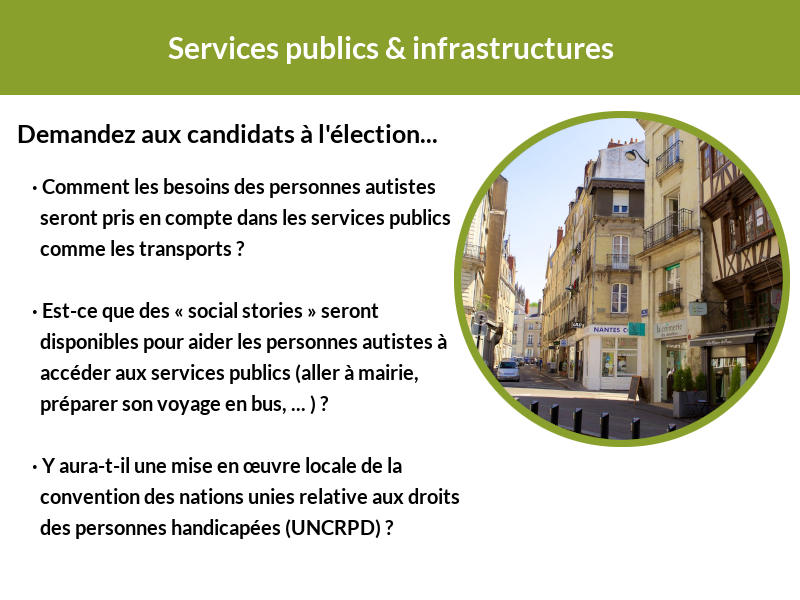
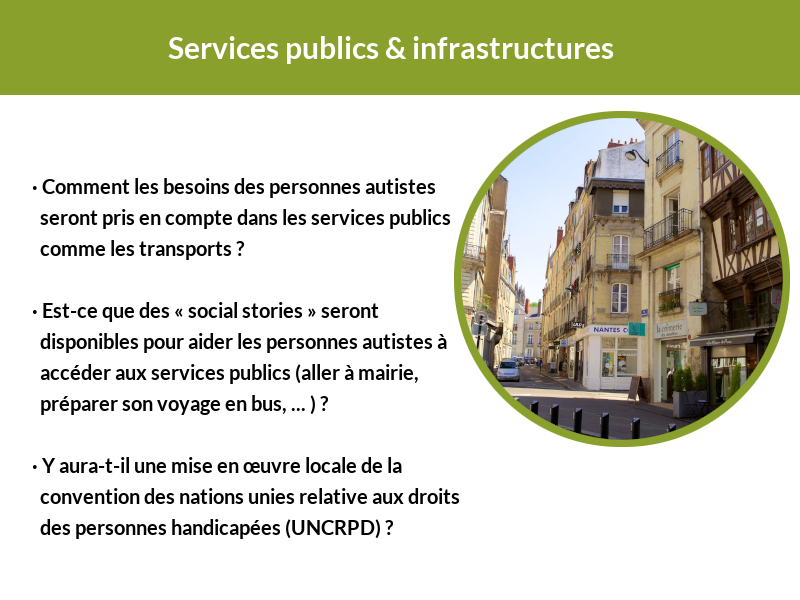
Layer changes from the first w=800, h=600 image to the second:
hid "Demandez aux candidats à l'éle..." over 18, 124, 437, 143
